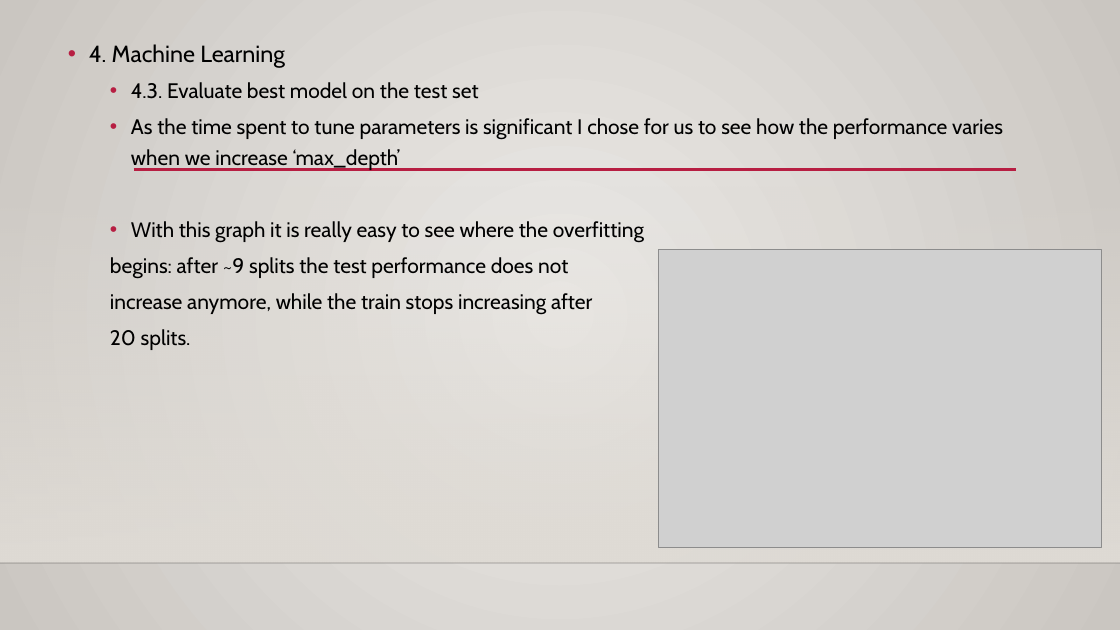
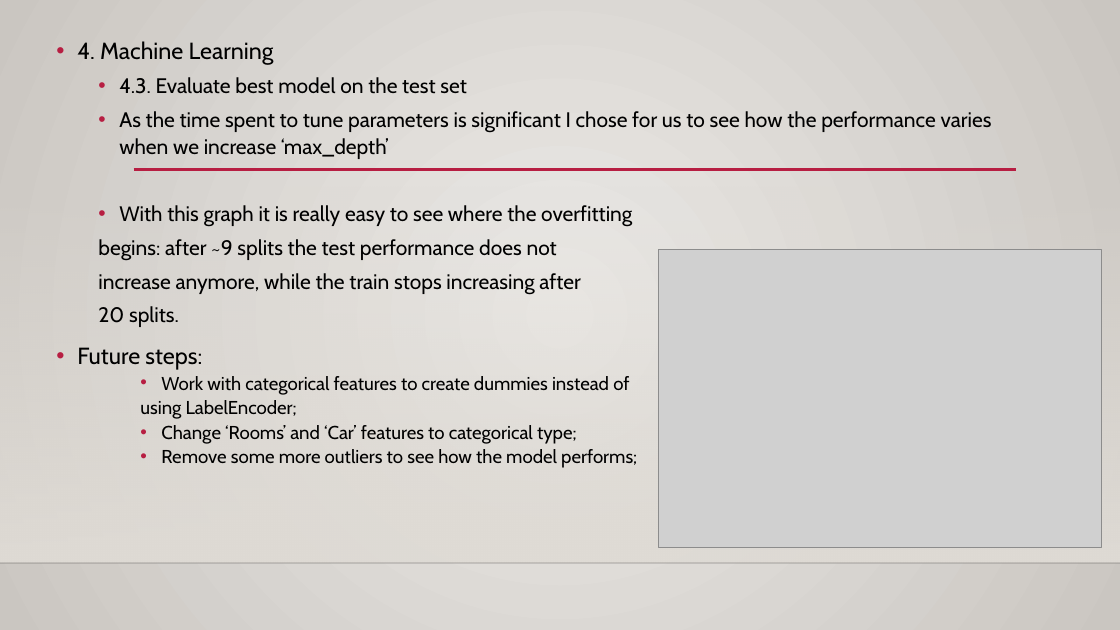
Before and after one commit to evian13/Bootcamp-U3, a slide deck: slide 20 of U3L7 Capstone - Melbourne hosing.pptx. Drawn at 1120x630 pixels with LibreOffice and Linux fonts; fonts in the diff are those of the drawing; grey boxes stand for pictures; background and template pictures are left out. Boxes give left, top, right and bottom in pixels: in the first picture for what was removed or moved away, otherwise in the second. Text is boxed around its words. In the diff, an @@ line names an element or a change of style, - is before the commit and + after.

```diff
--- a/U3L7 Capstone - Melbourne hosing.pptx
+++ b/U3L7 Capstone - Melbourne hosing.pptx
@@ text "4. Machine Learning": place and size @@
-text "4. Machine Learning" at bbox=[89, 44, 1003, 350]
+text "4. Machine Learning" at bbox=[77, 41, 992, 468]
@@ text at bbox=[77, 41, 992, 327]: line spacing 1.2 to 1.1 @@
@@ text at bbox=[77, 347, 637, 468]: paragraphs added @@
+• Future steps:
+    • Work with categorical features to create dummies instead of
+    using LabelEncoder;
+    • Change ‘Rooms’ and ‘Car’ features to categorical type;
+    • Remove some more outliers to see how the model performs;
```
